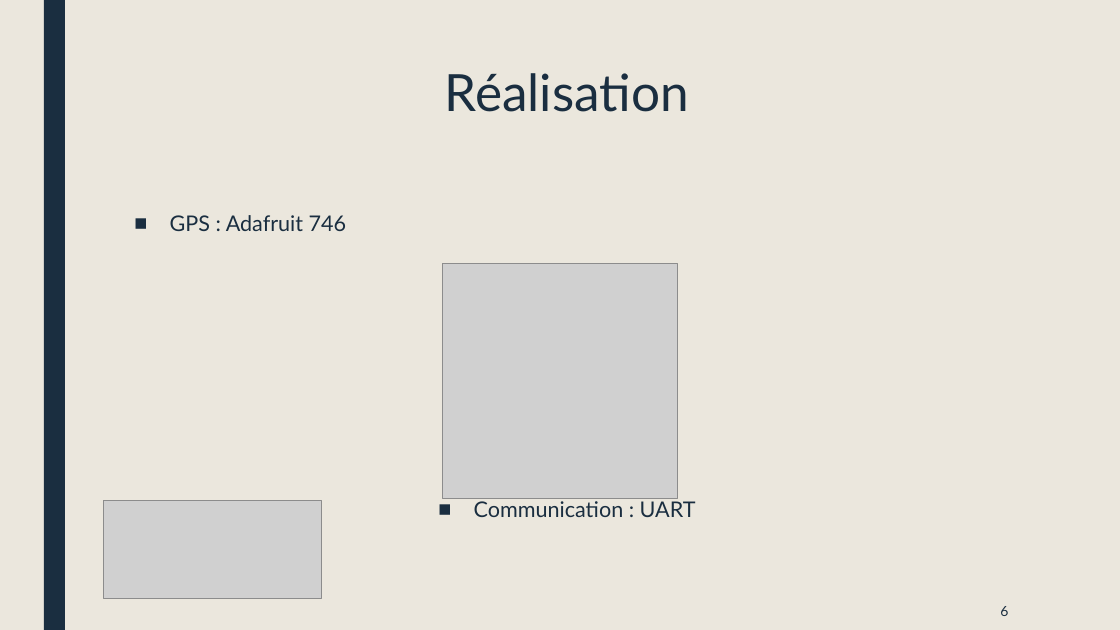
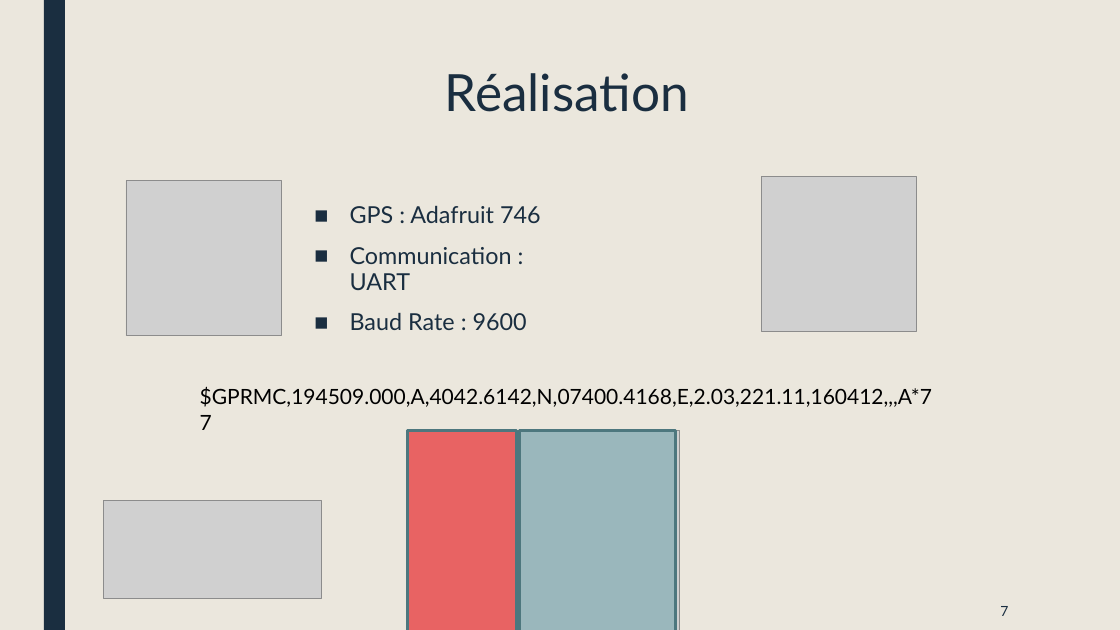
Before and after one commit to JombartOlivier/Isenprotect, a slide deck: slide 7 of Présentation/Présentation 27_02_2018.pptx (slide 6 before the commit). Drawn at 1120x630 pixels with LibreOffice and Linux fonts; fonts in the diff are those of the drawing; grey boxes stand for pictures. Boxes give left, top, right and bottom in pixels: in the first picture for what was removed or moved away, otherwise in the second. Text is boxed around its words. In the diff, an @@ line names an element or a change of style, - is before the commit and + after.

```diff
--- a/Présentation/Présentation 27_02_2018.pptx
+++ b/Présentation/Présentation 27_02_2018.pptx
@@ picture added at [762,176,917,331] @@
@@ picture: place and size @@
-picture at [443,263,678,498]
+picture at [126,181,281,336]
@@ text "GPS : Adafruit 746": place and size @@
-text "GPS : Adafruit 746" at [170,215,696,517]
+text "GPS : Adafruit 746" at [350,206,541,330]
@@ text at [350,206,541,290]: size 18.5 to 20 pt in "GPS : Adafruit 746", "Communication : UART"; line spacing 0.84 to 0.94; alignment centre to left @@
@@ text at [350,313,527,330]: paragraph added @@
+■ Baud Rate : 9600
@@ text added at [200,386,932,407], 18 pt, text #000000 @@
+$GPRMC,194509.000,A,4042.6142,N,07400.4168,E,2.03,221.11,160412,,,A*77
@@ picture added at [408,431,680,630] @@
@@ rectangle added at [408,430,517,630], fill #FF0000 at 52% opacity, outline #4E777F 2.75 pt @@
@@ rectangle added at [519,431,676,630], fill #69A1AB at 52% opacity, outline #4E777F 2.75 pt @@
@@ page number at [1000,606,1008,616]: text changed @@
-6
+7
```
Also in this commit, not shown: 6 other slides changed, 2 slides added, 3 slides removed, 1 other file.
